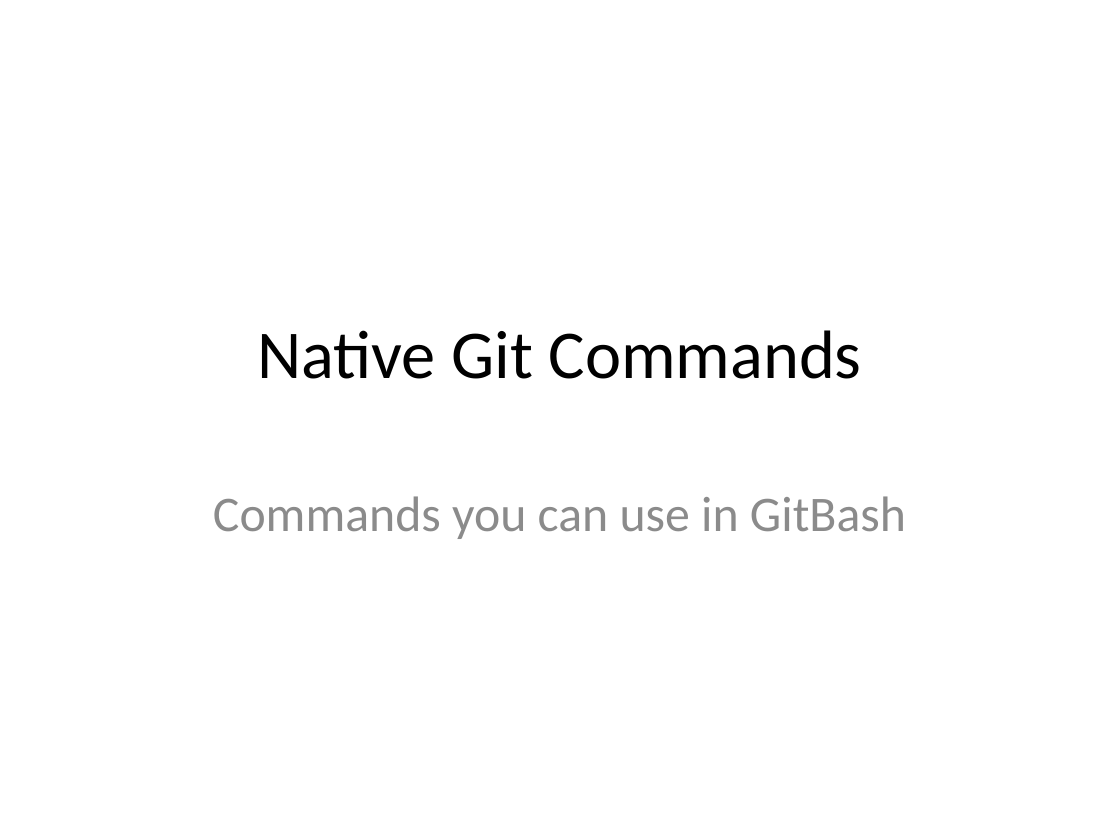
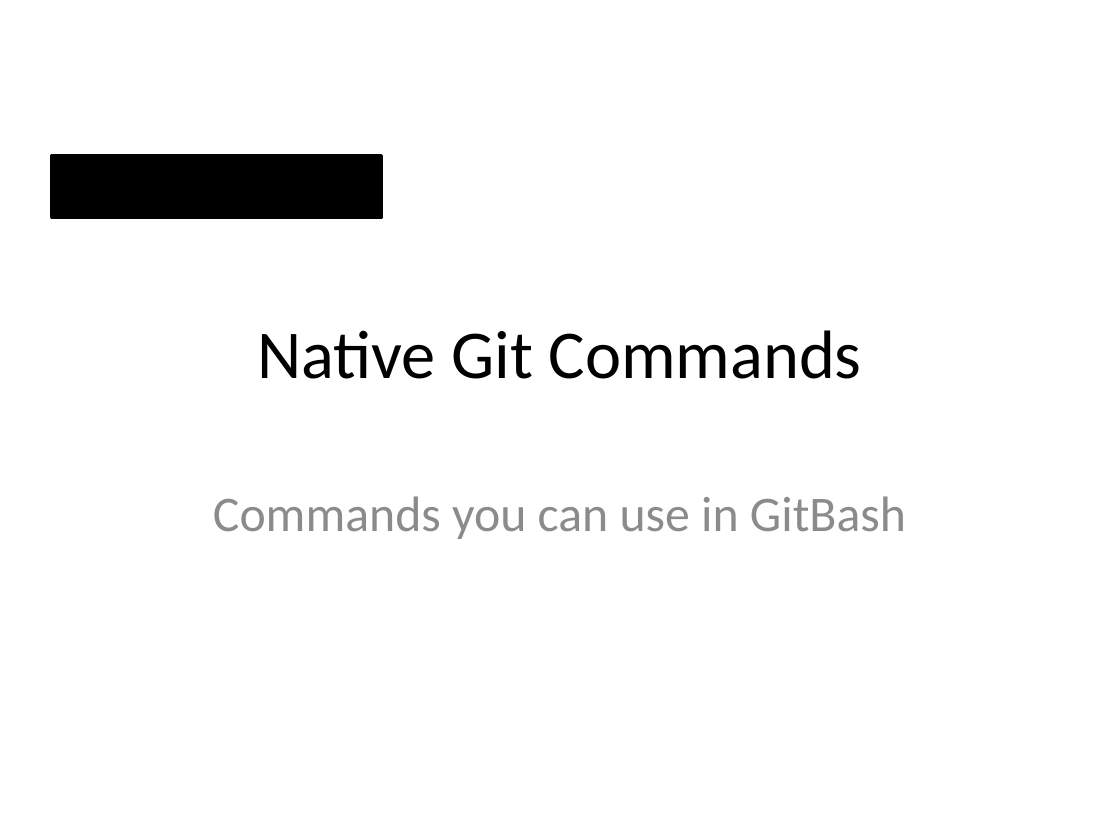
Before and after one commit to JaceTan/programming-notes, a slide deck: slide 1 of Github Commands.pptx. Drawn at 1120x840 pixels with LibreOffice and Linux fonts; fonts in the diff are those of the drawing. Boxes give left, top, right and bottom in pixels: in the first picture for what was removed or moved away, otherwise in the second. Text is boxed around its words. In the diff, an @@ line names an element or a change of style, - is before the commit and + after.

```diff
--- a/Github Commands.pptx
+++ b/Github Commands.pptx
@@ rectangle added at (x1=52, y1=156, x2=382, y2=217), fill #000000, outline #000000 2 pt @@
```
Also in this commit, not shown: 1 other slide changed, 12 slides added, 4 slides removed, 1 other file.
